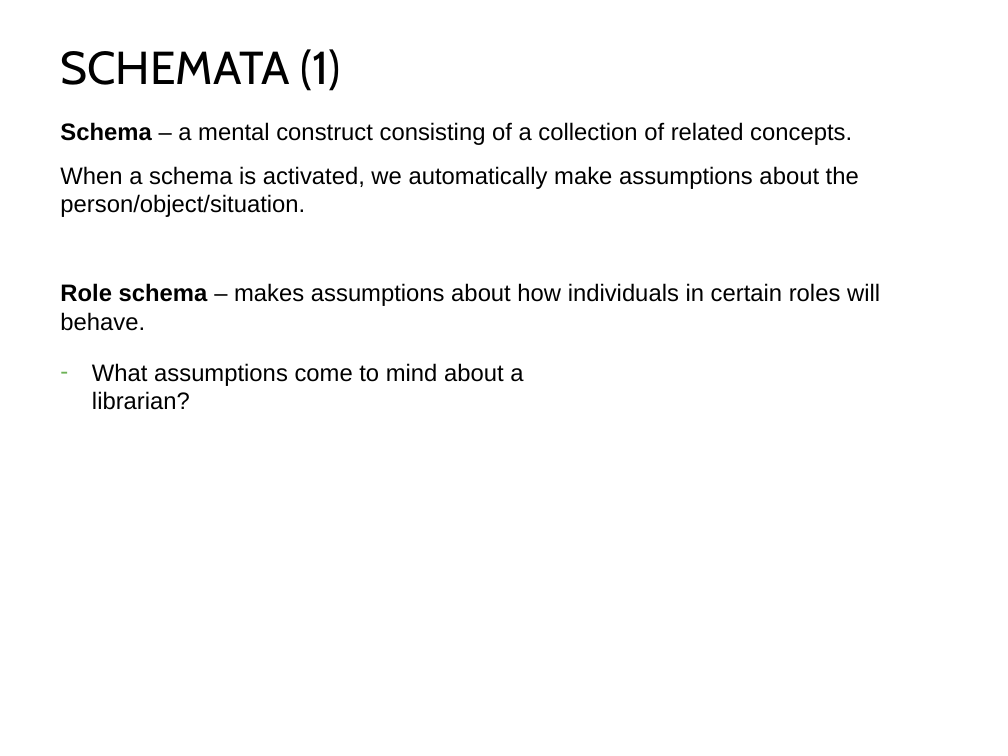
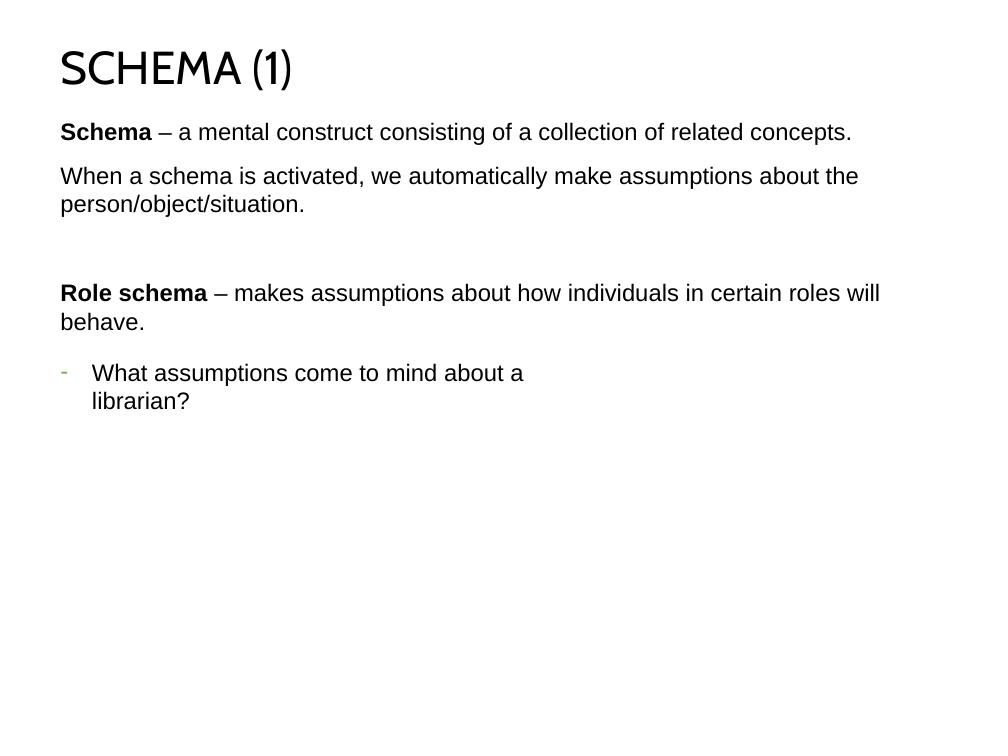
Before and after one commit to npm27/Teaching-Materials, a slide deck: slide 11 of Gen Psych II/Slides/7 Thinking and Intelligence.pptx. Drawn at 1008x756 pixels with LibreOffice and Linux fonts; fonts in the diff are those of the drawing. Boxes give left, top, right and bottom in pixels: in the first picture for what was removed or moved away, otherwise in the second. Text is boxed around its words. In the diff, an @@ line names an element or a change of style, - is before the commit and + after.

```diff
--- a/Gen Psych II/Slides/7 Thinking and Intelligence.pptx
+++ b/Gen Psych II/Slides/7 Thinking and Intelligence.pptx
@@ title at bbox=[60, 49, 292, 91]: text changed @@
-SCHEMATA (1)
+SCHEMA (1)
```
Also in this commit, not shown: 6 other slides changed, 2 slides added.
